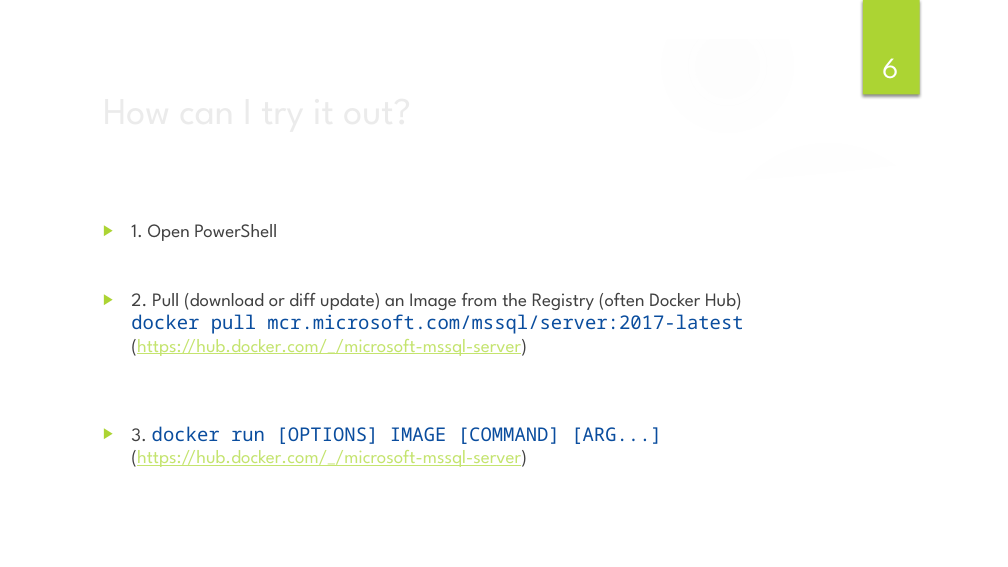
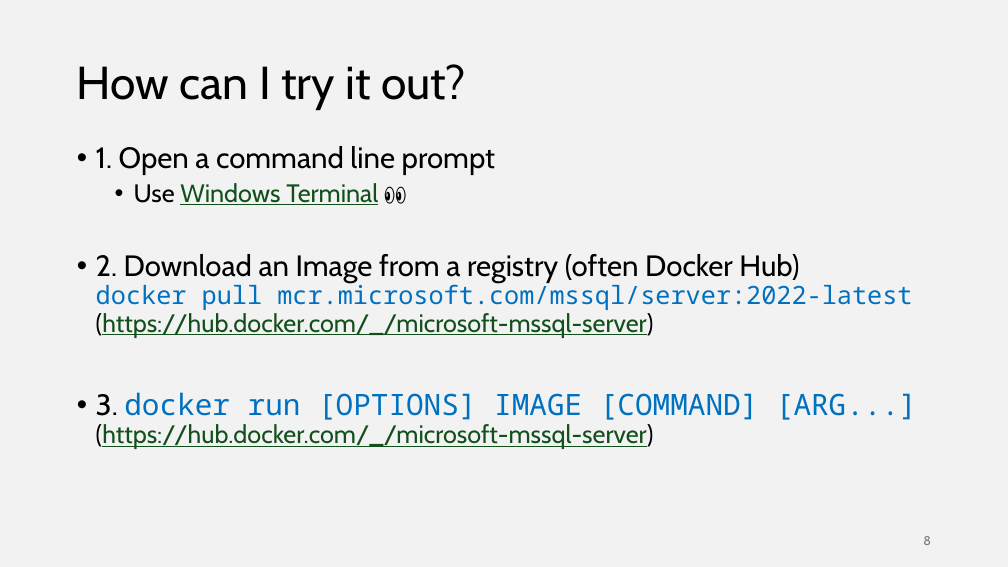
Before and after one commit to ilanham/Presentations, a slide deck: slide 8 of docker/Developing for SQL Server with Docker.pptx (slide 6 before the commit). Drawn at 1008x567 pixels with LibreOffice and Linux fonts; fonts in the diff are those of the drawing; background and template pictures are left out. Boxes give left, top, right and bottom in pixels: in the first picture for what was removed or moved away, otherwise in the second. Text is boxed around its words. In the diff, an @@ line names an element or a change of style, - is before the commit and + after.

Commit message:
latest Docker slides version

```diff
--- a/docker/Developing for SQL Server with Docker.pptx
+++ b/docker/Developing for SQL Server with Docker.pptx
@@ background picture (left out) to #F2F2F2 @@
@@ group removed at bbox=[0, 0, 1008, 567]: 3 ellipses, 2 freeform shapes @@
@@ rectangle removed at bbox=[863, 0, 920, 95] @@
@@ title "How can I try it ...": place and size @@
-title "How can I try it ..." at bbox=[95, 80, 820, 138]
+title "How can I try it ..." at bbox=[77, 64, 465, 110]
@@ title "How can I try it ..." at bbox=[77, 64, 465, 110]: size 36 to 44 pt, font League Spartan to Cabin, text colour #EBEBEB to #000000; line spacing 1 to 0.9 @@
@@ page number removed at bbox=[882, 58, 898, 79] @@
-6
@@ text "1. Open a command line ...": place and size @@
-text "1. Open a command line ..." at bbox=[131, 224, 743, 467]
+text "1. Open a command line ..." at bbox=[96, 146, 917, 449]
@@ text at bbox=[96, 146, 912, 338]: text changed; size 18 to 24 pt; font League Spartan to Cabin; text colour #404040 to #000000 @@
-▶ 1. Open PowerShell
-▶ 2. Pull (download or diff update) an Image from the Registry (often Docker Hub)
-  docker pull mcr.microsoft.com/mssql/server:2017-latest
-  (https://hub.docker.com/_/microsoft-mssql-server)
+• 1. Open a command line prompt
+  • Use Windows Terminal 👀
+• 2. Download an Image from a registry (often Docker Hub)
+  docker pull mcr.microsoft.com/mssql/server:2022-latest
+  (https://hub.docker.com/_/microsoft-mssql-server)
@@ text at bbox=[96, 392, 917, 449]: size 18 to 28 pt in "3. docker run [OPTIONS] IMAGE [COMMAND] [ARG...]"; size 18 to 24 pt, text colour #C4E46E to #12501B in "(https://hub.docker.com/_/microsoft-mssql-server)"; font League Spartan to Cabin, text colour #404040 to #000000 in "3. (https://hub.docker.com/_/microsoft-mssql-server)"; text colour #0A4D9E to #0070C0 in "docker run [OPTIONS] IMAGE [COMMAND] [ARG...]"; bullet ▶ to •; line spacing 1 to 0.9 @@
@@ page number added at bbox=[923, 536, 931, 545], 12 pt, text #797979 @@
+8
```
Also in this commit, not shown: 18 other slides changed, 3 slides added, 1 slide removed, 2 other files.
